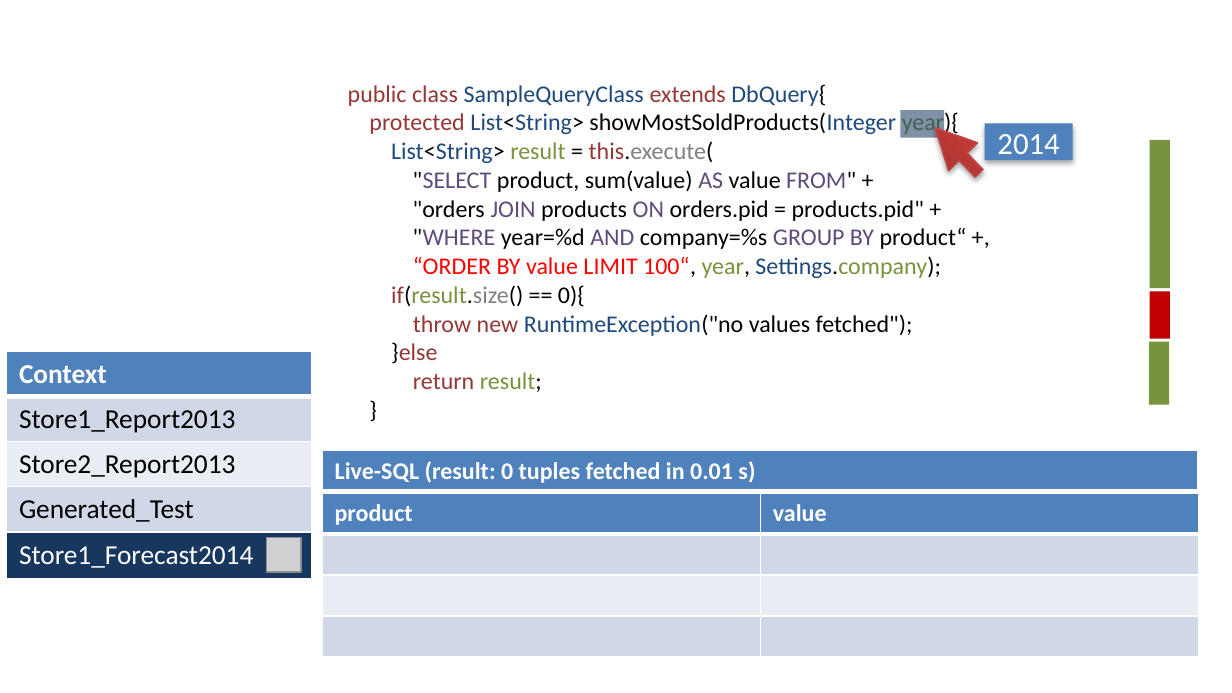
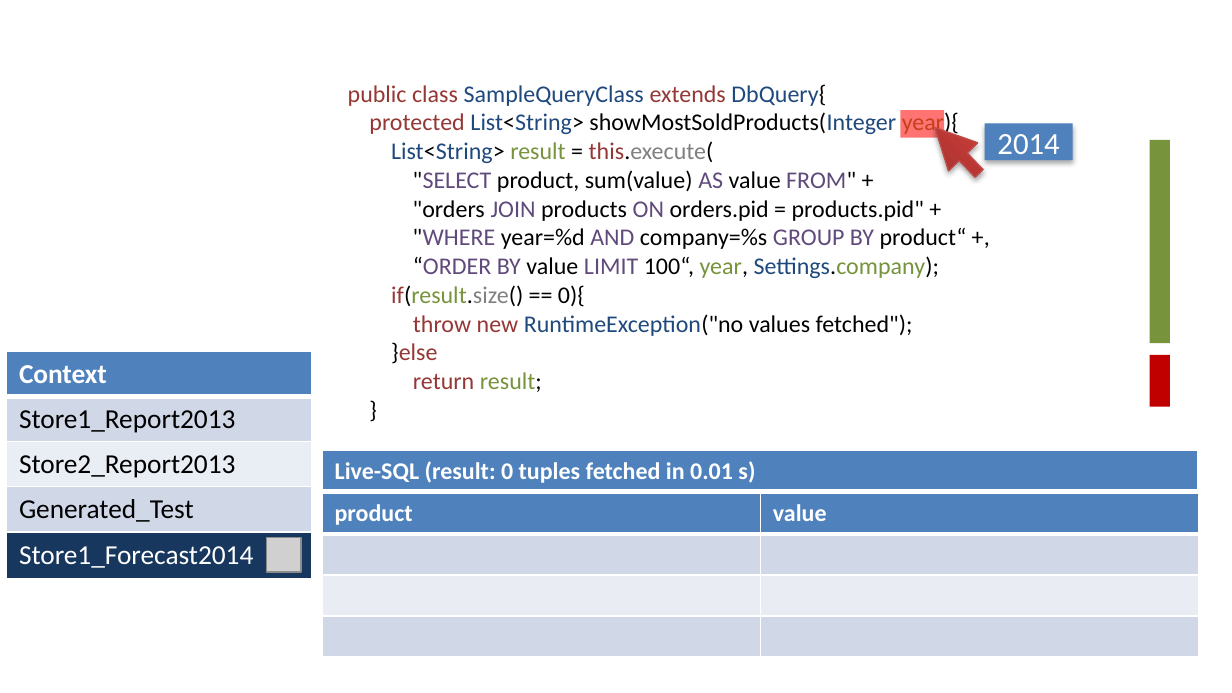
Before and after one commit to fleupold/tuk2paper, a slide deck: slide 6 of images/tuk2.pptx (slide 5 before the commit). Drawn at 1232x693 pixels with LibreOffice and Linux fonts; fonts in the diff are those of the drawing; grey boxes stand for pictures; background and template pictures are left out. Boxes give left, top, right and bottom in pixels: in the first picture for what was removed or moved away, otherwise in the second. Text is boxed around its words. In the diff, an @@ line names an element or a change of style, - is before the commit and + after.

```diff
--- a/images/tuk2.pptx
+++ b/images/tuk2.pptx
@@ rectangle at [901,110,945,137]: fill #17375E at 55% opacity to #FF0000 at 55% opacity @@
@@ rectangle: place and size @@
-rectangle at [1149,139,1170,288]
+rectangle at [1149,139,1170,342]
@@ text at [413,256,939,278]: text colour #FF0000 to #000000 in "“ORDER value 100“,"; text colour #FF0000 to #604A7B in "“ORDER BY LIMIT" @@
@@ rectangle: place and size @@
-rectangle at [1149,292,1169,339]
+rectangle at [1149,355,1169,407]
@@ rectangle removed at [1149,341,1170,404] @@
```
Also in this commit, not shown: 4 other slides changed, 2 slides removed, 3 other files.
